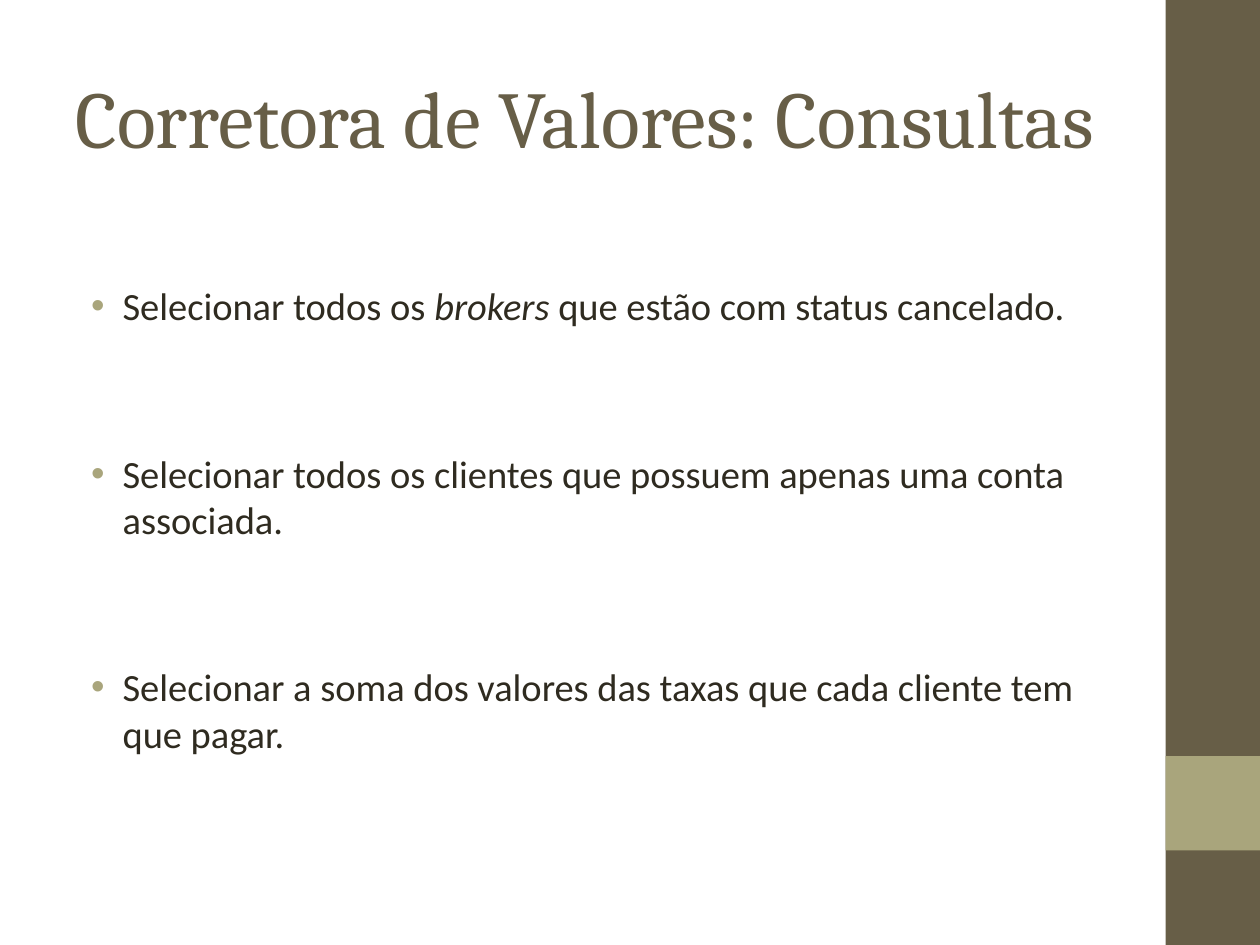
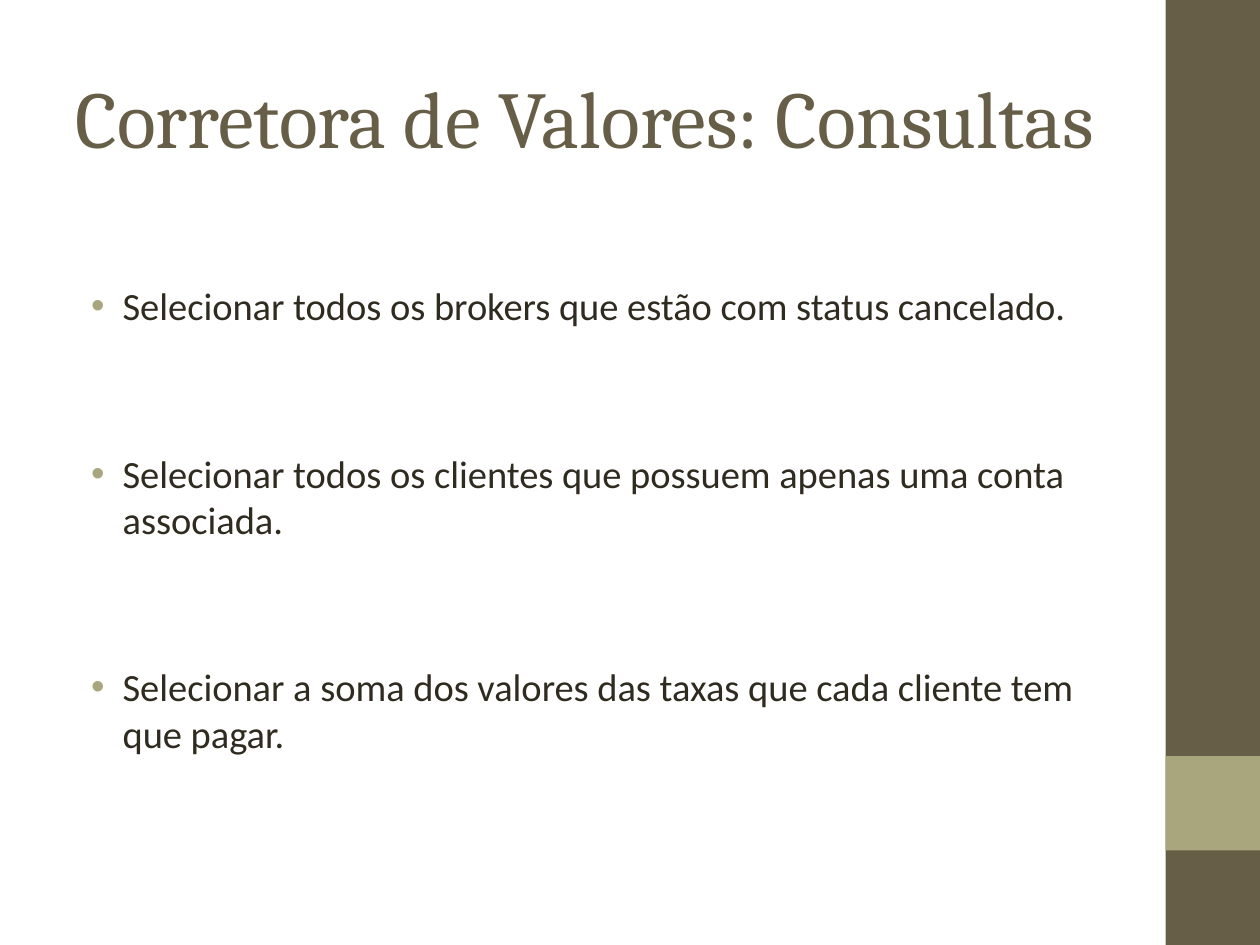
Before and after one commit to biacpaixao/Projeto_Final, a slide deck: slide 30 of apresentacao_projeto_final.ppt. Drawn at 1260x945 pixels with LibreOffice and Linux fonts; fonts in the diff are those of the drawing; background and template pictures are left out. Boxes give left, top, right and bottom in pixels: in the first picture for what was removed or moved away, otherwise in the second. Text is boxed around its words. In the diff, an @@ line names an element or a change of style, - is before the commit and + after.

```diff
--- a/apresentacao_projeto_final.ppt
+++ b/apresentacao_projeto_final.ppt
@@ text at bbox=[123, 293, 1065, 327]: italic off in "brokers" @@
```
Also in this commit, not shown: 9 other slides changed, 1 slide added, 1 slide removed.
